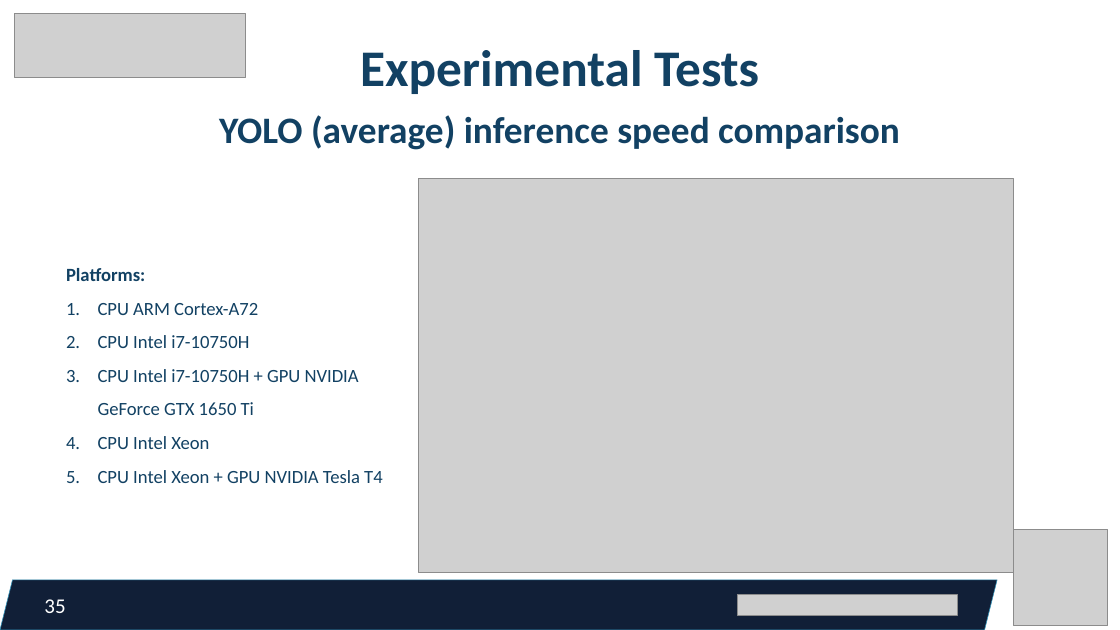
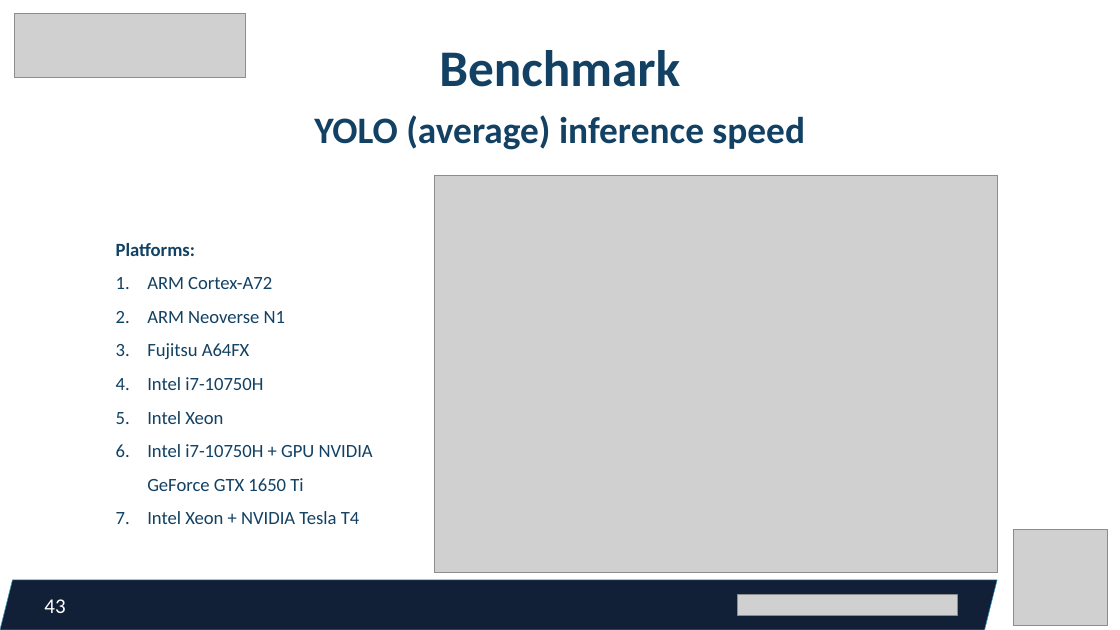
Before and after one commit to federicorossifr/eupilot-cini-mandown, a slide deck: slide 43 of pp_12_01_23.pptx (slide 35 before the commit). Drawn at 1120x630 pixels with LibreOffice and Linux fonts; fonts in the diff are those of the drawing; grey boxes stand for pictures. Boxes give left, top, right and bottom in pixels: in the first picture for what was removed or moved away, otherwise in the second. Text is boxed around its words. In the diff, an @@ line names an element or a change of style, - is before the commit and + after.

```diff
--- a/pp_12_01_23.pptx
+++ b/pp_12_01_23.pptx
@@ text at [439,50,680,87]: text changed @@
-Experimental Tests
+Benchmark
@@ text at [314,115,805,150]: text changed @@
-YOLO (average) inference speed comparison
+YOLO (average) inference speed
@@ picture: place and size @@
-picture at [418,178,1014,572]
+picture at [435,176,997,573]
@@ text "Platforms:": place and size @@
-text "Platforms:" at [66,268,382,483]
+text "Platforms:" at [116,243,373,524]
@@ text at [147,277,373,524]: text changed @@
-1. CPU ARM Cortex-A72
-2. CPU Intel i7-10750H
-3. CPU Intel i7-10750H + GPU NVIDIA GeForce GTX 1650 Ti
-4. CPU Intel Xeon
-5. CPU Intel Xeon + GPU NVIDIA Tesla T4
+1. ARM Cortex-A72
+2. ARM Neoverse N1
+3. Fujitsu A64FX
+4. Intel i7-10750H
+5. Intel Xeon
+6. Intel i7-10750H + GPU NVIDIA GeForce GTX 1650 Ti
+7. Intel Xeon + NVIDIA Tesla T4
@@ page number at [44,599,65,613]: text changed @@
-35
+43
```
Also in this commit, not shown: 10 other slides changed, 9 slides added.
